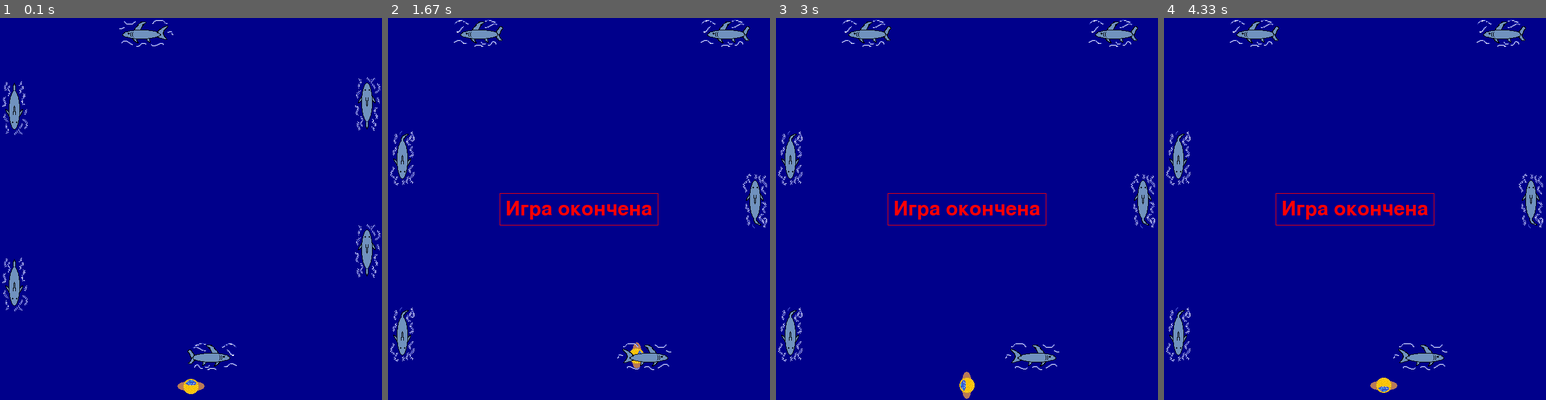
Above: before the commit, frames 1-4 (left to right).
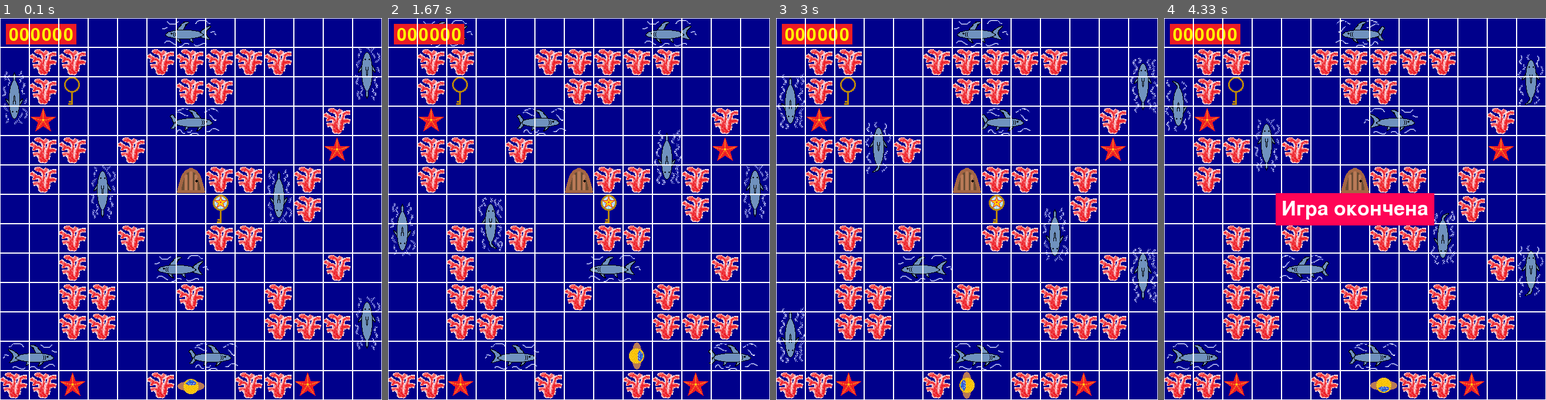
Above: after the commit, the same moments.

Repository: AZEN-SGG/PyGameProject
Game: pygame game, started from SecondLevel.py
Two runs of this game, one before a commit and one after it. Both use one fixed random seed, a clock stepped at 60 frames per second and the inputs below.
Inputs:
- Up to frame 1 (0.1 s): no input
- Up to frame 2 (1.67 s): hold D 0.33-0.8 s; hold W 0.83-1.13 s; hold D 1.17-1.63 s
- Up to frame 3 (3 s): hold A 1.67-2.2 s; hold S 2.23-2.53 s; hold A 2.57-2.97 s
- Up to frame 4 (4.33 s): hold W 3-3.37 s; hold D 3.4-4.03 s; hold S from 4.07 s (still down)

The runs differ from the first frame. In frame 1, 26% of the frame differs, in the area x 0-100%, y 0-100%; in frame 2, 27%; in frame 3, 27%; in frame 4, 30%.

Commit message:
Добавила новое изображение ключа, дверей, изменила изображения звезд. Обновила второй уровень, добавила классы двери, ключей, очков, коралла,звезд, обновила класс акул

Diff:
--- a/SecondLevel.py
+++ b/SecondLevel.py
@@ -1,6 +1,7 @@
 import pygame
 import os
 import sys
+from random import choice
 
 WIDTH = 650
 HEIGHT = 650
@@ -13,6 +14,12 @@
 game_folder = os.path.dirname(__file__)
 data_folder = os.path.join(game_folder, 'data')
 faced_bool = False
+key_coord = choice([[575, 75], [125, 125], [75, 525], [525, 475]])
+sea_star_coord = choice([[625, 625], [525, 625]])
+key_star_coord=choice([[575,625],[575,325],[225,75],[375,325]])
+
+matrix = [['' for _ in range(13)] for i in range(13)]
+KEY = False
 
 
 def faced():  # Отображает надпись и завершает программу
@@ -20,14 +27,14 @@
     faced_bool = True
 
     font = pygame.font.Font(None, 50)
-    text = font.render("Игра окончена", True, (255, 0, 0))  # Нужно дописать про пробел
+    text = font.render("Игра окончена", True, 'white')  # Нужно дописать про пробел
     text_x = WIDTH // 2 - text.get_width() // 2
     text_y = HEIGHT // 2 - text.get_height() // 2
     text_w = text.get_width()
     text_h = text.get_height()
+    pygame.draw.rect(screen, (255, 4, 86), (text_x - 10, text_y - 10,
+                                            text_w + 20, text_h + 20))
     screen.blit(text, (text_x, text_y))
-    pygame.draw.rect(screen, (255, 0, 0), (text_x - 10, text_y - 10,
-                                           text_w + 20, text_h + 20), 1)
 
 
 def load_image(name, color_key=None):
@@ -55,11 +62,6 @@
     max_width = max(map(len, level_map))
 
     return list(map(lambda x: x.ljust(max_width, '.'), level_map))
-
-
-def terminate():
-    pygame.quit()
-    sys.exit()
 
 
 class Shark(pygame.sprite.Sprite):
@@ -89,22 +91,121 @@
         self.image.set_colorkey('red')
         if self.status == 1:
             self.rect.y += self.SPEED
-            if self.rect.y == HEIGHT - 150:
+            if self.rect.y >= HEIGHT - 150:
                 self.__init__(load_image("data/" + "shark_right.png"), 2, 1, 0, HEIGHT - 100, 5, 4)
         if self.status == 3:
             self.rect.y -= self.SPEED
-            if self.rect.y == 50:
+            if self.rect.y <= 25:
                 self.__init__(load_image("data/" + "shark_left.png"), 2, 1, WIDTH - 75, 0, 5, 2)
         if self.status == 2:
             self.rect.x -= self.SPEED
-            if self.rect.x == 0:
+            if self.rect.x <= 0:
                 self.__init__(load_image("data/" + "shark_down.png"), 4, 1, 0, 0, 5, 1)
         if self.status == 4:
             self.rect.x += self.SPEED
-            if self.rect.x == WIDTH - 100:
+            if self.rect.x >= WIDTH - 100:
                 self.__init__(load_image("data/" + "shark_up.png"), 4, 1, WIDTH - 50, HEIGHT - 150, 5, 3)
+        if self.status == 5:
+            self.rect.y -= self.SPEED
+            if self.rect.y == 150:
+                self.__init__(load_image("data/" + "shark_right.png"), 2, 1, 135, 150, 5, 6)
+        if self.status == 6:
+            self.rect.x += self.SPEED
+            if self.rect.x == 400:
+                self.__init__(load_image("data/" + "shark_down.png"), 4, 1, 450, 150, 5, 7)
+        if self.status == 7:
+            self.rect.y += self.SPEED
+            if self.rect.y == 350:
+                self.__init__(load_image("data/" + "shark_left.png"), 2, 1, 400, 400, 5, 8)
+        if self.status == 8:
+            self.rect.x -= self.SPEED
+            if self.rect.x == 145:
+                self.__init__(load_image("data/" + "shark_up.png"), 4, 1, 150, 350, 5, 5)
         if pygame.sprite.collide_mask(self, player):
             faced()
+
+
+class SeaStar(pygame.sprite.Sprite):
+    def __init__(self, x, y):
+        pygame.sprite.Sprite.__init__(self)
+        self.image = sea_star_image
+        self.image.set_colorkey('green')
+        self.rect = self.image.get_rect()
+        self.rect.center = x, y
+        self.hide = False
+
+    def update(self):
+        if not self.hide:
+            if self.image == white_image:
+                self.image = key_image
+                self.image.set_colorkey('white')
+
+            if pygame.sprite.collide_mask(self, player):
+                self.adding_points()
+
+    def adding_points(self):
+        self.hide = True
+
+        self.image = white_image
+        self.image.set_colorkey('white')
+        score.add_points(500)
+
+
+class Star(pygame.sprite.Sprite):
+    def __init__(self, x, y):
+        pygame.sprite.Sprite.__init__(self)
+        self.image = white_image
+        self.image.set_colorkey('white')
+        self.rect = self.image.get_rect()
+        self.rect.center = x, y
+        self.hide = True
+
+    def update(self):
+        if not self.hide:
+            if self.image == white_image:
+                self.image = key_image
+                self.image.set_colorkey('white')
+
+            if pygame.sprite.collide_mask(self, player):
+                self.adding_points()
+
+    def adding_points(self):
+        self.hide = True
+
+        self.image = white_image
+        self.image.set_colorkey('white')
+        score.add_points(1000)
+
+    def change_hide(self):
+        self.hide=False
+        self.image = star_image
+        self.image.set_colorkey('green')
+
+
+class Score:  # Класс счёта
+    def __init__(self, screen, points: int = 0,
+                 color=(237, 28, 36)):  # При создании объекта класса надо задать счёт и цвет очков
+        self.points = str(points).rjust(6, '0')  # Создаю переменную очки в которую надо записывать счёт
+        self.screen = screen
+        self.color = color
+        self.font = pygame.font.Font(None, 45)
+        self.type = 'Score'  # Задаёт класс
+        self.status = 1
+
+    def add_points(self, point):
+        self.points = str(int(self.points) + point).rjust(6, '0')
+
+    def update(self, color=(237, 28, 36)):  # Этот метод позволит обновлять счёт
+        text = self.font.render(self.points, True, 'yellow')  # Рисую счёт - коричневый цвет
+        text_w = text.get_width()
+        text_h = text.get_height()
+        text_x = 15
+        text_y = 15
+        pygame.draw.rect(screen, color, (text_x - 5, text_y - 5,
+                                         text_w + 10, text_h + 5), 1)
+        pygame.draw.rect(screen, color, (text_x - 5, text_y - 5,
+                                         text_w + 10, text_h + 5))
+        screen.blit(text, (text_x, text_y))
 
 
 class Board:
@@ -114,9 +215,84 @@
         i //= 50
         for y in range(HEIGHT // 50):
             for x in range(WIDTH // 50):
-                if not (abs(y - j) <= 1 and abs(x - i) <= 1):
-                    pygame.draw.rect(screen, 'black',
-                                     (x * 50, y * 50, 50, 50))
+                # if not (abs(y - j) <= 1 and abs(x - i) <= 1):
+                # pygame.draw.rect(screen, 'black',(x * 50, y * 50, 50, 50))
+                pygame.draw.rect(screen, 'white',
+                                 (x * 50, y * 50, 50, 50), 1)
+
+
+class Coral(pygame.sprite.Sprite):
+    def __init__(self, x, y):
+        pygame.sprite.Sprite.__init__(self)
+        matrix[y // 50][x // 50] = 'Coral'
+        self.image = coral_image
+        self.image.set_colorkey('green')
+        self.rect = self.image.get_rect()
+        self.rect.center = x, y
+
+
+class Key(pygame.sprite.Sprite):
+    # При создании объекта класса надо задать координаты, а также есть возможность выбрать уровень
+    def __init__(self, x, y, status: int = 1):
+        pygame.sprite.Sprite.__init__(self)
+        self.hide = False  # Переменная отвечает за показывание картинки
+        self.image = key_image
+        self.image.set_colorkey('white')
+        self.rect = self.image.get_rect()
+        self.rect.center = x, y
+
+    def update(self):
+        if not KEY:
+            if pygame.sprite.collide_mask(self, player):
+                self.bring_key()
+
+    def bring_key(self):
+        global KEY
+        KEY = True
+        self.rect.x = 525
+        self.rect.y = 0
+
+
+class KeyStar(pygame.sprite.Sprite):
+    # При создании объекта класса надо задать координаты, а также есть возможность выбрать уровень
+    def __init__(self, x, y, status: int = 1):
+        pygame.sprite.Sprite.__init__(self)
+        self.hide = False  # Переменная отвечает за показывание картинки
+        self.image = key_star_image
+        self.image.set_colorkey('green')
+        self.rect = self.image.get_rect()
+        self.rect.center = x, y
+
+    def update(self):
+        if pygame.sprite.collide_mask(self, player):
+            self.bring_key()
+
+    def bring_key(self):
+        self.hide = True
+
+        self.rect.x = 475
+        self.rect.y = 0
+        star.change_hide()
+        star1.change_hide()
+        star2.change_hide()
+
+
+
+class Door(pygame.sprite.Sprite):
+    def __init__(self, x, y):
+        pygame.sprite.Sprite.__init__(self)
+        self.image = closing_door_image
+        self.image.set_colorkey('green')
+        self.rect = self.image.get_rect()
+        self.rect.center = x, y
+
+    def update(self):
+        if KEY:
+            self.image = opening_door_image
+            self.image.set_colorkey('green')
+            if pygame.sprite.collide_mask(self, player):
+                pass
+                # win()
 
 
 class Player(pygame.sprite.Sprite):
@@ -135,22 +311,24 @@
         pass
 
     def go_up(self):
-        self.image=player_image
+        self.image = player_image
         self.image.set_colorkey('white')
         if self.rect.y == 0:
             pass
-
         else:
-            self.rect.y -= 50
+            y = (self.rect.y - 50) // 50
+            if matrix[y][self.rect.x // 50] != 'Coral':
+                self.rect.y -= 50
 
     def go_down(self):
         self.image = player_down_image
         self.image.set_colorkey('white')
         if self.rect.y == HEIGHT - 50:
             pass
-
         else:
-            self.rect.y += 50
+            y = (self.rect.y + 50) // 50
+            if matrix[y][self.rect.x // 50] != 'Coral':
+                self.rect.y += 50
 
     def go_right(self):
         self.image = player_right_image
@@ -159,7 +337,9 @@
             self.rect.x = 0
 
         else:
-            self.rect.x += 50
+            x = (self.rect.x + 50) // 50
+            if matrix[self.rect.y // 50][x] != 'Coral':
+                self.rect.x += 50
 
     def go_left(self):
         self.image = player_left_image
@@ -168,7 +348,9 @@
             self.rect.x = WIDTH - 50
 
         else:
-            self.rect.x -= 50
+            x = (self.rect.x - 50) // 50
+            if matrix[self.rect.y // 50][x] != 'Coral':
+                self.rect.x -= 50
 
 
 # Создаем игру и окно
@@ -180,9 +362,46 @@
 
 clock = pygame.time.Clock()
 
+score = Score(screen)
+
 all_sprites = pygame.sprite.Group()
 
+white_image = pygame.image.load(os.path.join(data_folder, 'white.png')).convert()
+
 board = Board()
+
+opening_door_image = pygame.image.load(os.path.join(data_folder, 'opening_door.png')).convert()
+closing_door_image = pygame.image.load(os.path.join(data_folder, 'closing_door.png')).convert()
+door = Door(325, 275)
+
+sea_star_image = pygame.image.load(os.path.join(data_folder, 'sea_star.png')).convert()
+sea_star1 = SeaStar(sea_star_coord[0], sea_star_coord[1])
+sea_star2 = SeaStar(575, 225)
+sea_star3 = SeaStar(75, 175)
+sea_star4 = SeaStar(125, 625)
+
+all_sprites.add(sea_star1)
+all_sprites.add(sea_star2)
+all_sprites.add(sea_star3)
+all_sprites.add(sea_star4)
+
+key_star_image = pygame.image.load(os.path.join(data_folder, 'key_star.png')).convert()
+key_star = KeyStar(key_star_coord[0],key_star_coord[1])
+
+all_sprites.add(key_star)
+
+star_image = pygame.image.load(os.path.join(data_folder, 'stars.png')).convert()
+star = Star(75, 425)
+star1=Star(425,525)
+star2=Star(225,275)
+
+all_sprites.add(star)
+all_sprites.add(star1)
+all_sprites.add(star2)
+
+key_image = pygame.image.load(os.path.join(data_folder, 'key.png')).convert()
+key = Key(key_coord[0], key_coord[1])
+
 
 player_image = pygame.image.load(os.path.join(data_folder, 'aqualunger.png')).convert()
 player_left_image = pygame.image.load(os.path.join(data_folder, 'aqualunger_left.png')).convert()
@@ -191,12 +410,100 @@
 player = Player()
 
 all_sprites.add(player)
-shark1 = Shark(load_image("data/" + "shark_up.png"), 4, 1, WIDTH - 50, HEIGHT - 300, 5, 3)
-shark2 = Shark(load_image("data/" + "shark_down.png"), 4, 1, 0, 100, 5, 1)
-shark3 = Shark(load_image("data/" + "shark_down.png"), 4, 1, 0, 400, 5, 1)
-shark4 = Shark(load_image("data/" + "shark_up.png"), 4, 1, WIDTH - 50, 100, 5, 3)
-shark5 = Shark(load_image("data/" + "shark_left.png"), 2, 1, 200, 0, 5, 2)
-shark6 = Shark(load_image("data/" + "shark_right.png"), 2, 1, 300, HEIGHT - 100, 5, 4)
+all_sprites.add(key)
+shark1 = Shark(load_image("data/" + "shark_up.png"), 4, 1, WIDTH - 50, 475, 7, 3)
+shark2 = Shark(load_image("data/" + "shark_down.png"), 4, 1, 0, 80, 7, 1)
+shark3 = Shark(load_image("data/" + "shark_down.png"), 4, 1, 0, 500, 7, 1)
+shark4 = Shark(load_image("data/" + "shark_up.png"), 4, 1, WIDTH - 50, 50, 7, 3)
+shark5 = Shark(load_image("data/" + "shark_left.png"), 2, 1, 275, 0, 7, 2)
+shark6 = Shark(load_image("data/" + "shark_right.png"), 2, 1, 300, HEIGHT - 100, 7, 4)
+shark7 = Shark(load_image("data/" + "shark_up.png"), 4, 1, 150, 250, 5, 5)
+shark8 = Shark(load_image("data/" + "shark_down.png"), 4, 1, 450, 250, 5, 7)
+shark9 = Shark(load_image("data/" + "shark_left.png"), 2, 1, 260, 400, 5, 8)
+shark10 = Shark(load_image("data/" + "shark_right.png"), 2, 1, 270, 150, 5, 6)
+
+coral_image = pygame.image.load(os.path.join(data_folder, 'coral.png')).convert()
+coral1 = Coral(75, 75)
+coral2 = Coral(275, 75)
+coral3 = Coral(325, 75)
+coral4 = Coral(375, 75)
+coral5 = Coral(425, 75)
+coral6 = Coral(475, 75)
+coral7 = Coral(375, 125)
+coral8 = Coral(575, 175)
+coral9 = Coral(525, 275)
+coral10 = Coral(525, 325)
+coral11 = Coral(475, 475)
+coral12 = Coral(475, 525)
+coral13 = Coral(525, 525)
+coral14 = Coral(575, 525)
+coral15 = Coral(425, 625)
+coral16 = Coral(25, 625)
+coral17 = Coral(75, 625)
+coral18 = Coral(125, 525)
+coral19 = Coral(125, 475)
+coral20 = Coral(125, 425)
+coral21 = Coral(125, 375)
+coral22 = Coral(175, 525)
+coral23 = Coral(75, 225)
+coral24 = Coral(125, 225)
+coral25 = Coral(225, 225)
+coral26 = Coral(425, 275)
+coral27 = Coral(225, 375)
+coral28 = Coral(275, 625)
+coral29 = Coral(175, 475)
+coral30 = Coral(325, 475)
+coral31 = Coral(375, 375)
+coral32 = Coral(425, 375)
+coral33 = Coral(475, 625)
+coral34 = Coral(575, 425)
+coral35 = Coral(75, 275)
+coral36 = Coral(75, 125)
+coral37 = Coral(125, 75)
+coral38 = Coral(325, 125)
+coral39=Coral(375,275)
+
+all_sprites.add(coral1)
+all_sprites.add(coral2)
+all_sprites.add(coral3)
+all_sprites.add(coral4)
+all_sprites.add(coral5)
+all_sprites.add(coral6)
+all_sprites.add(coral7)
+all_sprites.add(coral8)
+all_sprites.add(coral9)
+all_sprites.add(coral10)
+all_sprites.add(coral11)
+all_sprites.add(coral12)
+all_sprites.add(coral13)
+all_sprites.add(coral14)
+all_sprites.add(coral15)
+all_sprites.add(coral16)
+all_sprites.add(coral17)
+all_sprites.add(coral18)
+all_sprites.add(coral19)
+all_sprites.add(coral20)
+all_sprites.add(coral21)
+all_sprites.add(coral22)
+all_sprites.add(coral23)
+all_sprites.add(coral24)
+all_sprites.add(coral25)
+all_sprites.add(coral26)
+all_sprites.add(coral27)
+all_sprites.add(coral28)
+all_sprites.add(coral29)
+all_sprites.add(coral30)
+all_sprites.add(coral31)
+all_sprites.add(coral32)
+all_sprites.add(coral33)
+all_sprites.add(coral34)
+all_sprites.add(coral35)
+all_sprites.add(coral36)
+all_sprites.add(coral37)
+all_sprites.add(coral38)
+all_sprites.add(coral39)
+
+all_sprites.add(door)
 # Цикл игры
 running = True
 while running:
@@ -226,7 +533,8 @@
     if not faced_bool:
         all_sprites.update()
     all_sprites.draw(screen)
-    #board.render(screen, player.get_rects())
+    score.update()
+    board.render(screen, player.get_rects())
     if faced_bool:
         faced()
     # После отрисовки всего, переворачиваем экран
Binary file added: data/closing_door.png
Binary file added: data/key_star.png
Binary file added: data/opening_door.png
Binary file changed: data/sea_star.png
Binary file added: data/stars.png
